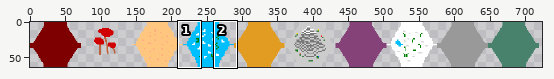
Two states of a sprite sheet, game.png. Above: a wide view before the commit, with the close-up outlined.
Close-up. Before:
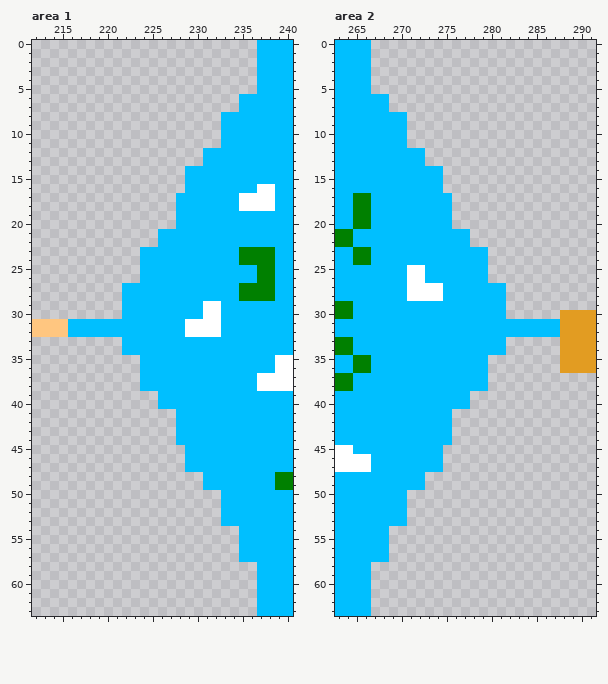
The file is 1024x64 pixels. Shown: area 1: x 212..240, y 0..63; area 2: x 263..291, y 0..63. The wide view leaves out empty margins.
The result:
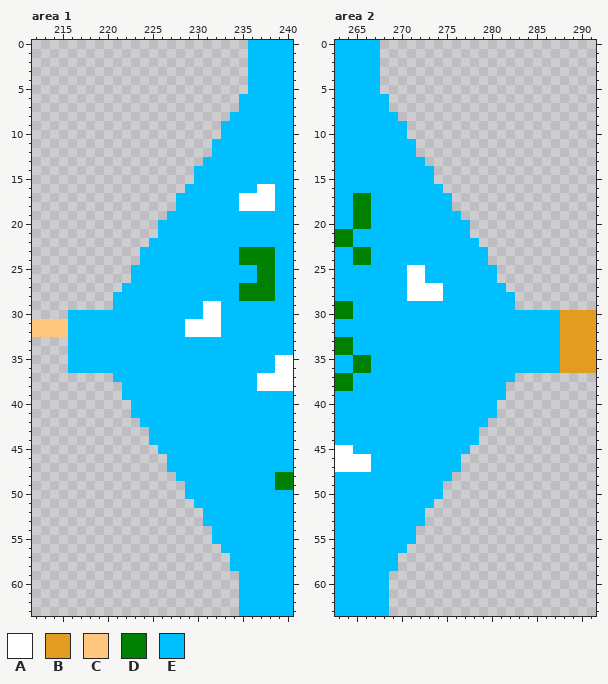
Palette (. is transparent): A #ffffff  B #e29c22  C #ffc680  D #008000  E #00bfff
Changes in this commit:
Area 1:
y 0..5: x 236 . -> E
y 8: x 233 E -> .
y 11: x 232 . -> E
y 12: x 231 E -> .
y 14..15: x 229 E -> .
y 19: x 227 . -> E
y 20: x 226..227 .. -> EE
y 22: x 225 . -> E
y 25..26: x 223 . -> E
y 28..29: x 221 . -> E
y 30: x 216..221 ...... -> EEEEEE
y 33..34: x 216..221 ...... -> EEEEEE
y 35..36: x 216..223 ........ -> EEEEEEEE
y 37: x 221..223 ... -> EEE
y 38: x 222..223 .. -> EE
y 39: x 222..225 .... -> EEEE
y 40: x 223..225 ... -> EEE
y 41: x 223..227 ..... -> EEEEE
y 42: x 224..227 .... -> EEEE
y 43..44: x 225..227 ... -> EEE
y 45: x 226..228 ... -> EEE
y 46..47: x 227..228 .. -> EE
y 48: x 228..230 ... -> EEE
y 49: x 229..230 .. -> EE
y 50: x 229..232 .... -> EEEE
y 51: x 230..232 ... -> EEE
y 52..53: x 231..232 .. -> EE
y 54..55: x 232..234 ... -> EEE
y 56: x 233..234 .. -> EE
y 57: x 234 . -> E
y 58: x 234..236 ... -> EEE
y 59..63: x 235..236 .. -> EE
Area 2:
y 0..5: x 267 . -> E
y 8: x 270 E -> .
y 11: x 271 . -> E
y 12: x 272 E -> .
y 14..15: x 274 E -> .
y 19: x 276 . -> E
y 20: x 276..277 .. -> EE
y 22: x 278 . -> E
y 25..26: x 280 . -> E
y 28..29: x 282 . -> E
y 30: x 282..287 ...... -> EEEEEE
y 33..34: x 282..287 ...... -> EEEEEE
y 35..36: x 280..287 ........ -> EEEEEEEE
y 37: x 280..282 ... -> EEE
y 38: x 280..281 .. -> EE
y 39: x 278..281 .... -> EEEE
y 40: x 278..280 ... -> EEE
y 41: x 276..280 ..... -> EEEEE
y 42: x 276..279 .... -> EEEE
y 43..44: x 276..278 ... -> EEE
y 45: x 275..277 ... -> EEE
y 46..47: x 275..276 .. -> EE
y 48: x 273..275 ... -> EEE
y 49: x 273..274 .. -> EE
y 50: x 271..274 .... -> EEEE
y 51: x 271..273 ... -> EEE
y 52..53: x 271..272 .. -> EE
y 54..55: x 269..271 ... -> EEE
y 56: x 269..270 .. -> EE
y 57: x 269 . -> E
y 58: x 267..269 ... -> EEE
y 59..63: x 267..268 .. -> EE
